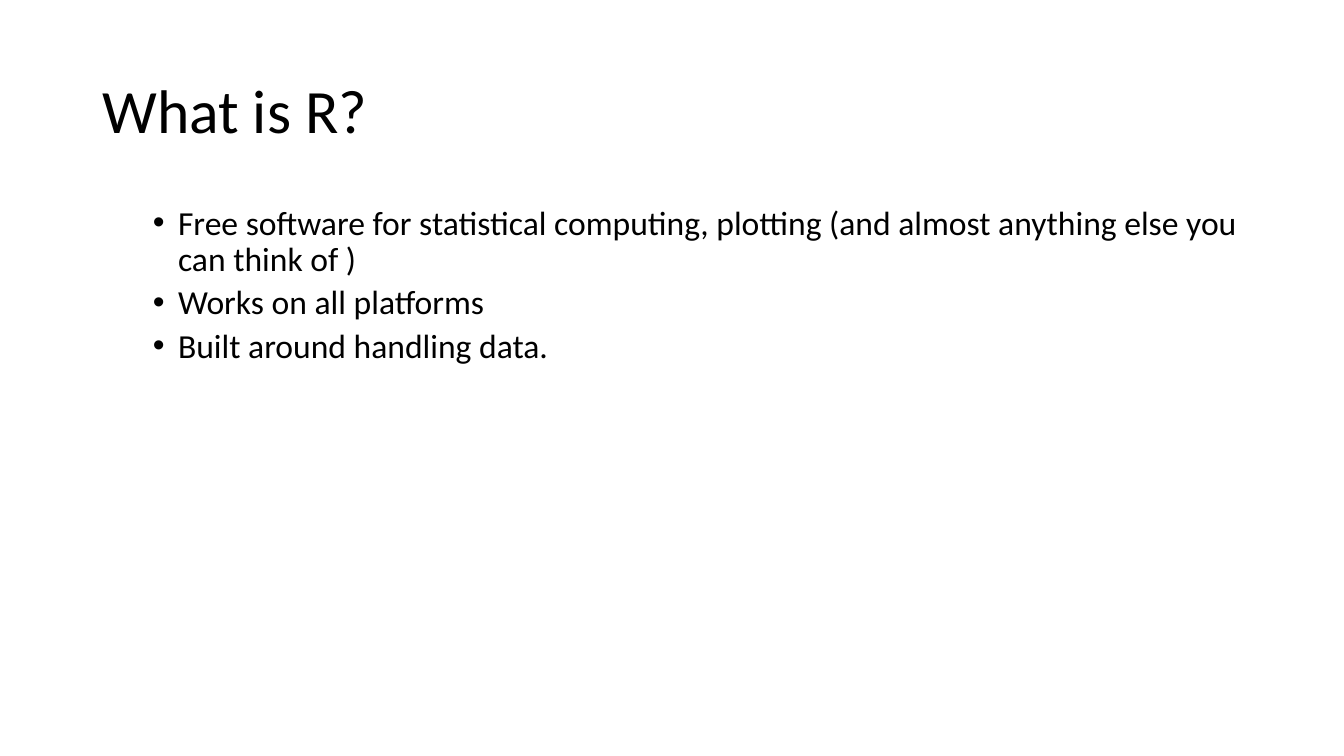
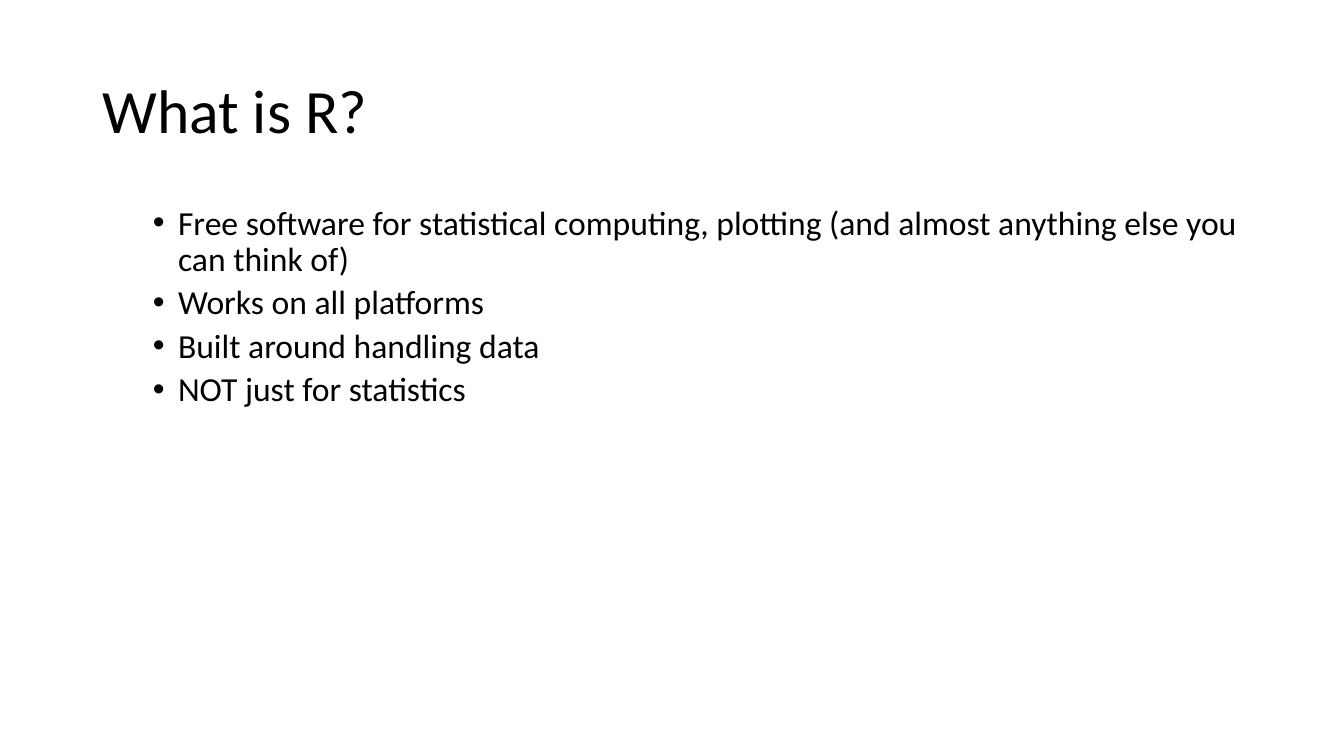
Before and after one commit to uclh-criu/learning-datascience, a slide deck: slide 3 of sessions/2-R-intro.pptx. Drawn at 1344x756 pixels with LibreOffice and Linux fonts; fonts in the diff are those of the drawing. Boxes give left, top, right and bottom in pixels: in the first picture for what was removed or moved away, otherwise in the second. Text is boxed around its words. In the diff, an @@ line names an element or a change of style, - is before the commit and + after.

```diff
--- a/sessions/2-R-intro.pptx
+++ b/sessions/2-R-intro.pptx
@@ text at <box>178,210,1236,276</box>: spaces changed @@
-  • Free software for statistical computing, plotting (and almost anything else you can think of )
+  • Free software for statistical computing, plotting (and almost anything else you can think of)
@@ text at <box>178,334,539,407</box>: text changed @@
-  • Built around handling data.
+  • Built around handling data
+  • NOT just for statistics
```
Also in this commit, not shown: 10 other slides changed, 7 slides added, 12 slides removed, 7 other files.
